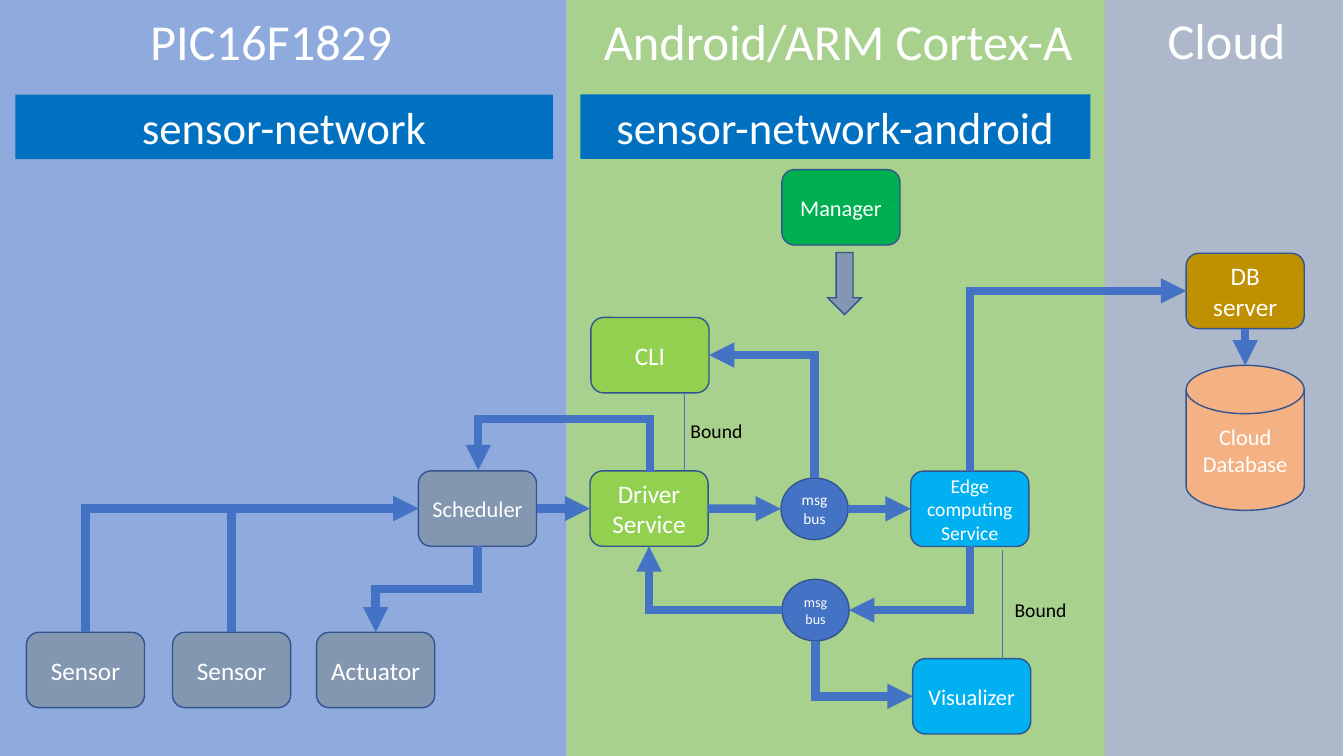
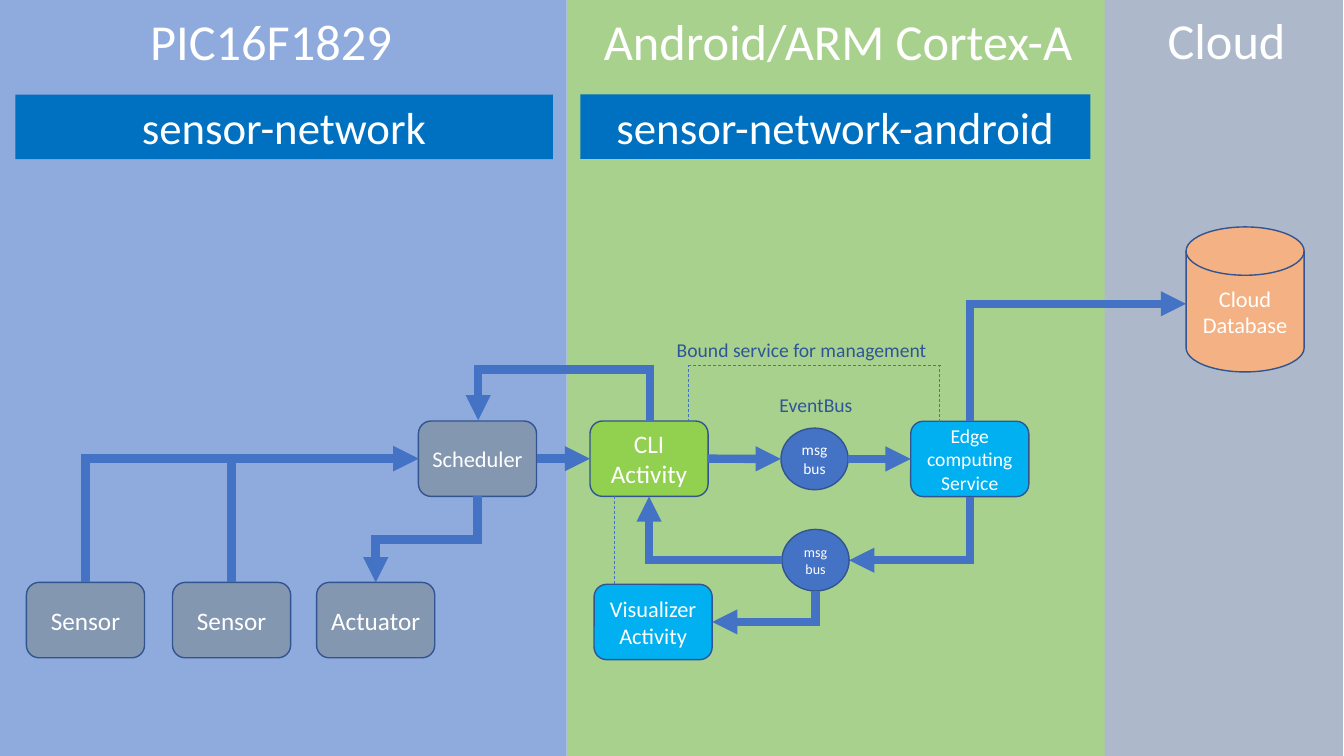
Before and after one commit to araobp/bicycle, a slide deck: slide 1 of doc/flow_based_programming.pptx. Drawn at 1344x756 pixels with LibreOffice and Linux fonts; fonts in the diff are those of the drawing. Boxes give left, top, right and bottom in pixels: in the first picture for what was removed or moved away, otherwise in the second. Text is boxed around its words. In the diff, an @@ line names an element or a change of style, - is before the commit and + after.

Commit message:
Add edge service skeleton

```diff
--- a/doc/flow_based_programming.pptx
+++ b/doc/flow_based_programming.pptx
@@ rounded rectangle removed at <box>782,169,900,245</box> @@
-Manager
@@ cylinder "Cloud": place and size @@
-cylinder "Cloud" at <box>1187,365,1305,510</box>
+cylinder "Cloud" at <box>1187,227,1305,372</box>
@@ down arrow removed at <box>828,253,861,316</box> @@
@@ rounded rectangle removed at <box>1187,253,1305,329</box> @@
-DB
-server
@@ elbow arrow moved from (970, 471) - (1187, 291) to (970, 421) - (1187, 303) @@
@@ arrow removed from (1245, 329) to (1245, 365) @@
@@ text added at <box>677,343,926,361</box>, 14 pt, text #2F5597 @@
+Bound service for management
@@ elbow arrow removed from (815, 478) to (709, 355) @@
@@ line moved from (685, 393) - (685, 470) to (689, 421) - (689, 366) @@
@@ line (689, 421) - (689, 366): stroke #4472C4 0.5 pt to #4472C4 0.5 pt dashed @@
@@ line added from (689, 366) to (941, 366), #4472C4 0.5 pt dashed @@
@@ line added from (940, 421) to (940, 366), #4472C4 0.5 pt dashed @@
@@ text added at <box>779,399,852,412</box>, 14 pt, text #2F5597 @@
+EventBus
@@ rounded rectangle "CLI": place and size @@
-rounded rectangle "CLI" at <box>591,318,709,393</box>
+rounded rectangle "CLI" at <box>590,421,708,497</box>
@@ text removed at <box>690,424,742,438</box> @@
-Bound
@@ rounded rectangle removed at <box>590,471,708,546</box> @@
-Driver
-Service
@@ text in rounded rectangle at <box>611,465,687,487</box>: paragraph added @@
+Activity
@@ 6 elbow arrows, 5 rounded rectangles, 3 arrows, 2 ellipses: place and size @@
-6 elbow arrows, 5 rounded rectangles, 3 arrows, 2 ellipses at <box>26,419,1029,708</box>
+6 elbow arrows, 5 rounded rectangles, 3 arrows, 2 ellipses at <box>26,369,1029,658</box>
@@ line added from (614, 496) to (614, 585), #4472C4 0.5 pt dashed @@
@@ line removed from (1002, 549) to (1002, 658) @@
@@ rounded rectangle "Visualizer": place and size @@
-rounded rectangle "Visualizer" at <box>912,658,1030,734</box>
+rounded rectangle "Visualizer" at <box>594,585,712,660</box>
@@ elbow arrow moved from (816, 641) - (912, 697) to (816, 591) - (713, 622) @@
@@ text in rounded rectangle at <box>619,628,687,648</box>: paragraph added @@
+Activity
@@ text removed at <box>1015,603,1067,617</box> @@
-Bound
```
Also in this commit, not shown: 5 other files.
